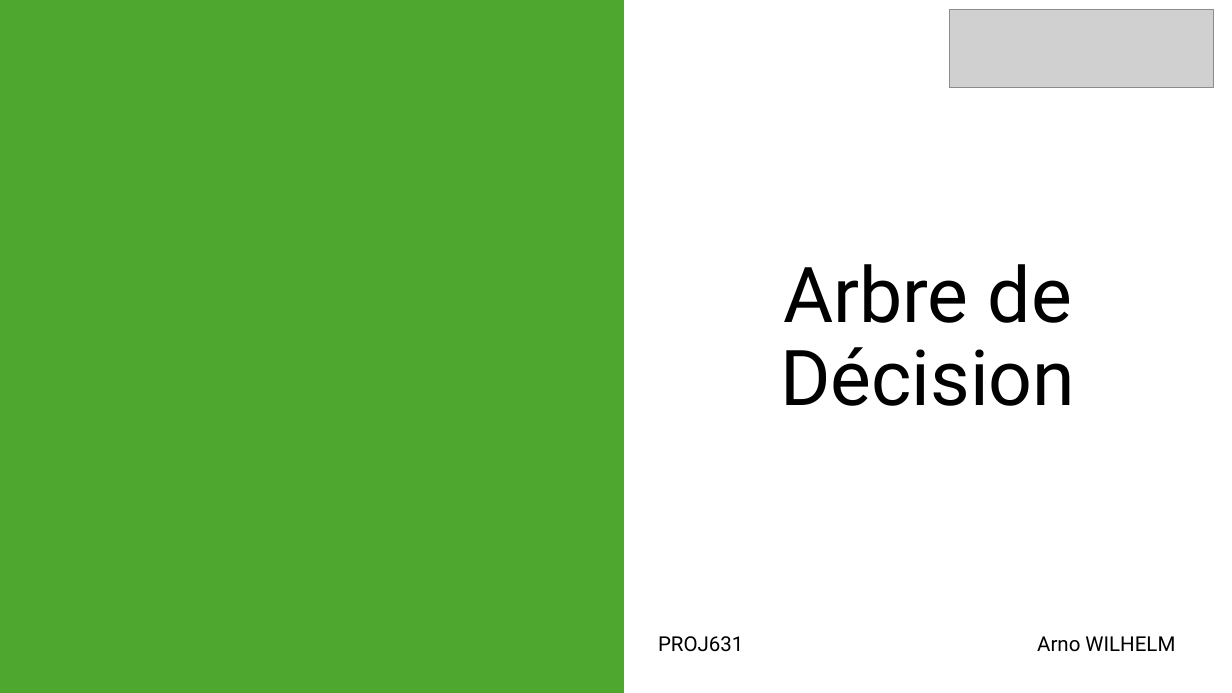
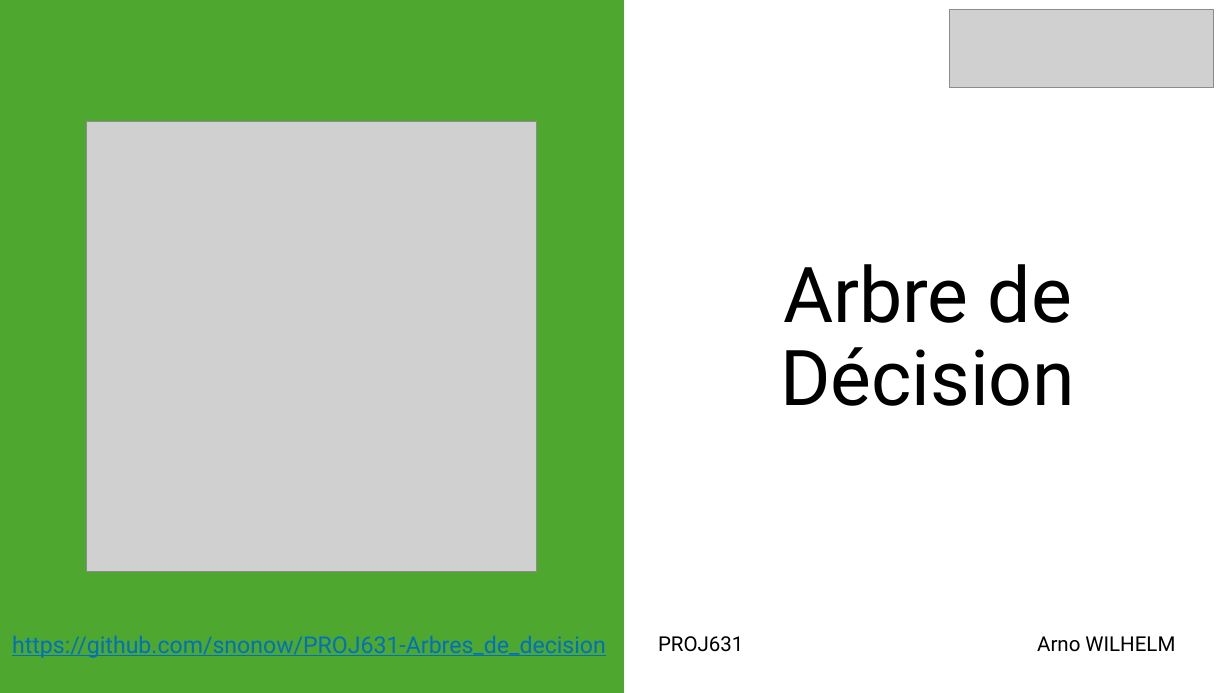
Before and after one commit to snonow/PROJ631-Arbres_de_decision, a slide deck: slide 1 of Presentation-Proj631 - Arbre_de_Décision.pptx. Drawn at 1232x693 pixels with LibreOffice and Linux fonts; fonts in the diff are those of the drawing; grey boxes stand for pictures. Boxes give left, top, right and bottom in pixels: in the first picture for what was removed or moved away, otherwise in the second. Text is boxed around its words. In the diff, an @@ line names an element or a change of style, - is before the commit and + after.

```diff
--- a/Presentation-Proj631 - Arbre_de_Décision.pptx
+++ b/Presentation-Proj631 - Arbre_de_Décision.pptx
@@ picture added at (87,121,538,572) @@
@@ text added at (12,635,606,658), 18 pt, text #0070C0, underline @@
+https://github.com/snonow/PROJ631-Arbres_de_decision
```
Also in this commit, not shown: 3 other slides changed, 3 slides added, 3 slides removed, 2 other files.
